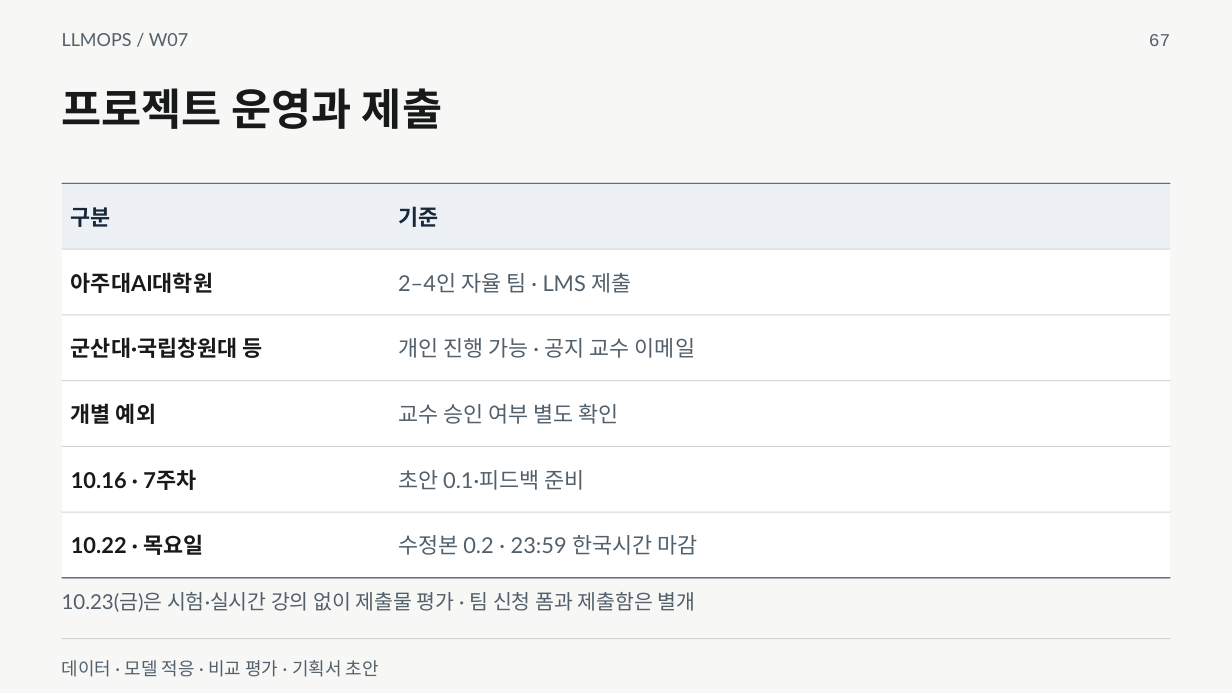
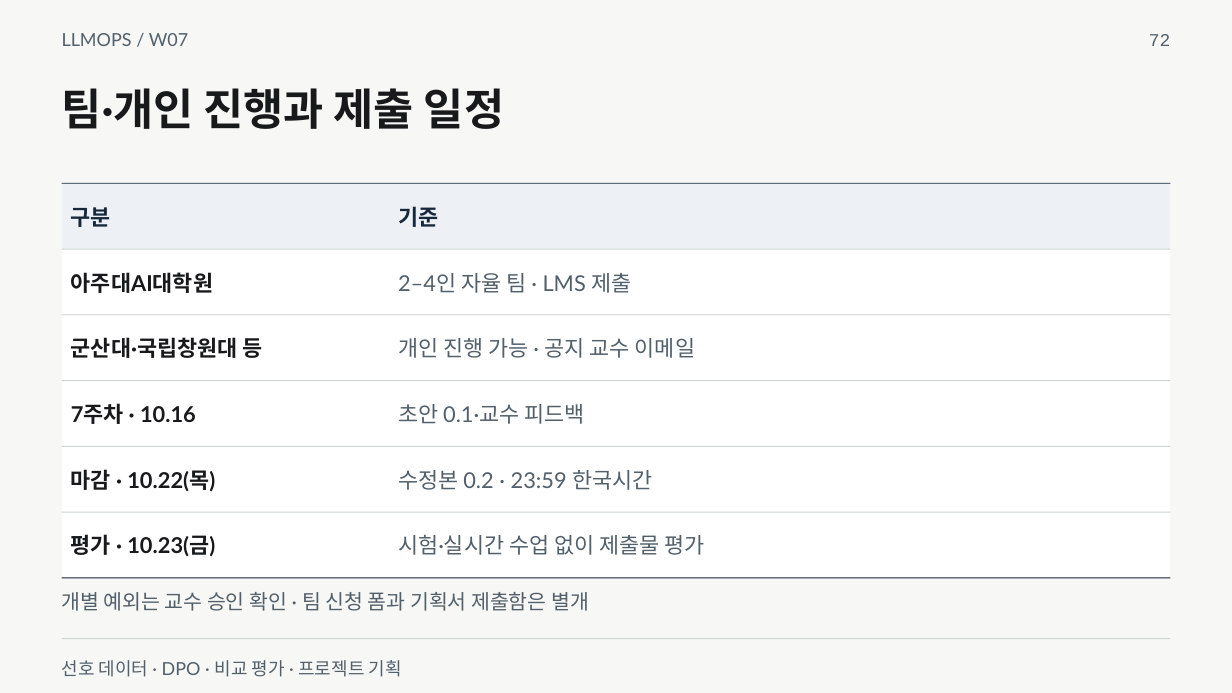
Before and after one commit to smilesjcha/llmops-16week, a slide deck: slide 72 of week07/lecture/07_week7_model_adaptation_project.pptx (slide 67 before the commit). Drawn at 1232x693 pixels with LibreOffice and Linux fonts; fonts in the diff are those of the drawing. Boxes give left, top, right and bottom in pixels: in the first picture for what was removed or moved away, otherwise in the second. Text is boxed around its words. In the diff, an @@ line names an element or a change of style, - is before the commit and + after.

```diff
--- a/week07/lecture/07_week7_model_adaptation_project.pptx
+++ b/week07/lecture/07_week7_model_adaptation_project.pptx
@@ text at [1149, 34, 1171, 46]: text changed @@
-67
+72
@@ text at [62, 88, 504, 129]: text changed @@
-프로젝트 운영과 제출
+팀·개인 진행과 제출 일정
@@ table at [62, 183, 1171, 578] @@
-row 4, column 1: 개별 예외
+row 4, column 1: 7주차 · 10.16
-row 4, column 2: 교수 승인 여부 별도 확인
+row 4, column 2: 초안 0.1·교수 피드백
-row 5, column 1: 10.16 · 7주차
+row 5, column 1: 마감 · 10.22(목)
-row 5, column 2: 초안 0.1·피드백 준비
+row 5, column 2: 수정본 0.2 · 23:59 한국시간
-row 6, column 1: 10.22 · 목요일
+row 6, column 1: 평가 · 10.23(금)
-row 6, column 2: 수정본 0.2 · 23:59 한국시간 마감
+row 6, column 2: 시험·실시간 수업 없이 제출물 평가
@@ text at [62, 592, 589, 611]: text changed @@
-10.23(금)은 시험·실시간 강의 없이 제출물 평가 · 팀 신청 폼과 제출함은 별개
+개별 예외는 교수 승인 확인 · 팀 신청 폼과 기획서 제출함은 별개
@@ text at [62, 660, 402, 677]: text changed @@
-데이터 · 모델 적응 · 비교 평가 · 기획서 초안
+선호 데이터 · DPO · 비교 평가 · 프로젝트 기획
```
Also in this commit, not shown: 50 other slides changed, 29 slides added, 26 slides removed, 21 other files.
